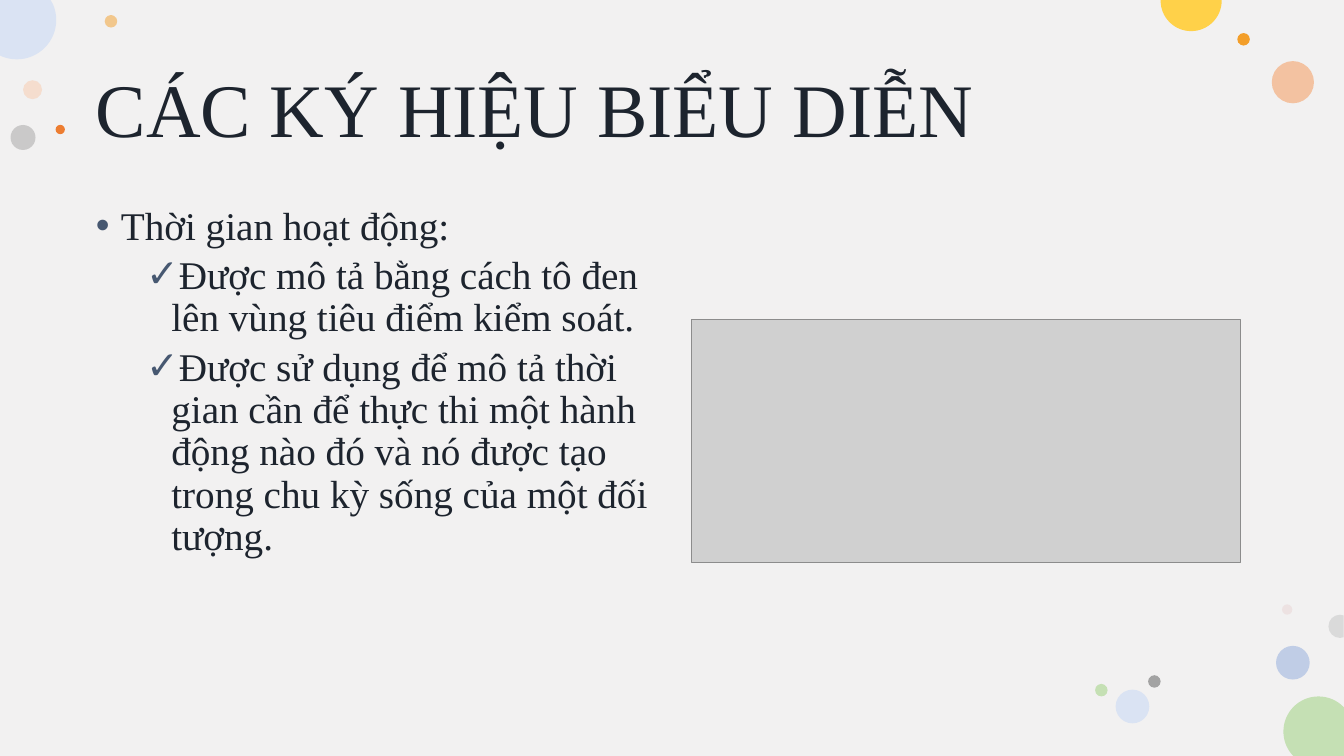
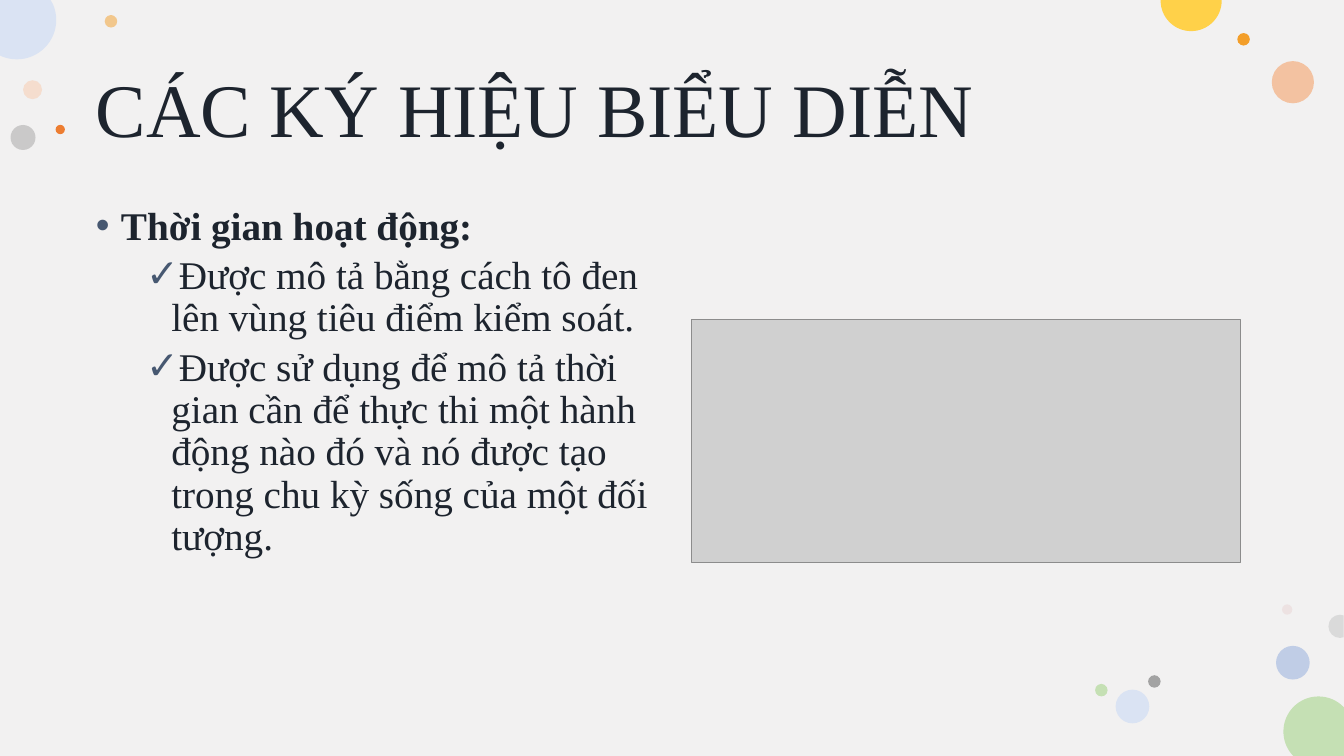
Before and after one commit to Dat0309/Cong-Nghe-Phan-Mem, a slide deck: slide 15 of Ctk43/BIỂU ĐỒ TUẦN TỰ.pptx. Drawn at 1344x756 pixels with LibreOffice and Linux fonts; fonts in the diff are those of the drawing; grey boxes stand for pictures. Boxes give left, top, right and bottom in pixels: in the first picture for what was removed or moved away, otherwise in the second. Text is boxed around its words. In the diff, an @@ line names an element or a change of style, - is before the commit and + after.

```diff
--- a/Ctk43/BIỂU ĐỒ TUẦN TỰ.pptx
+++ b/Ctk43/BIỂU ĐỒ TUẦN TỰ.pptx
@@ text at (x1=121, y1=212, x2=472, y2=247): bold on in "Thời gian hoạt động:" @@
```
Also in this commit, not shown: 2 other slides changed, 1 slide added, 1 slide removed, 6 other files.
